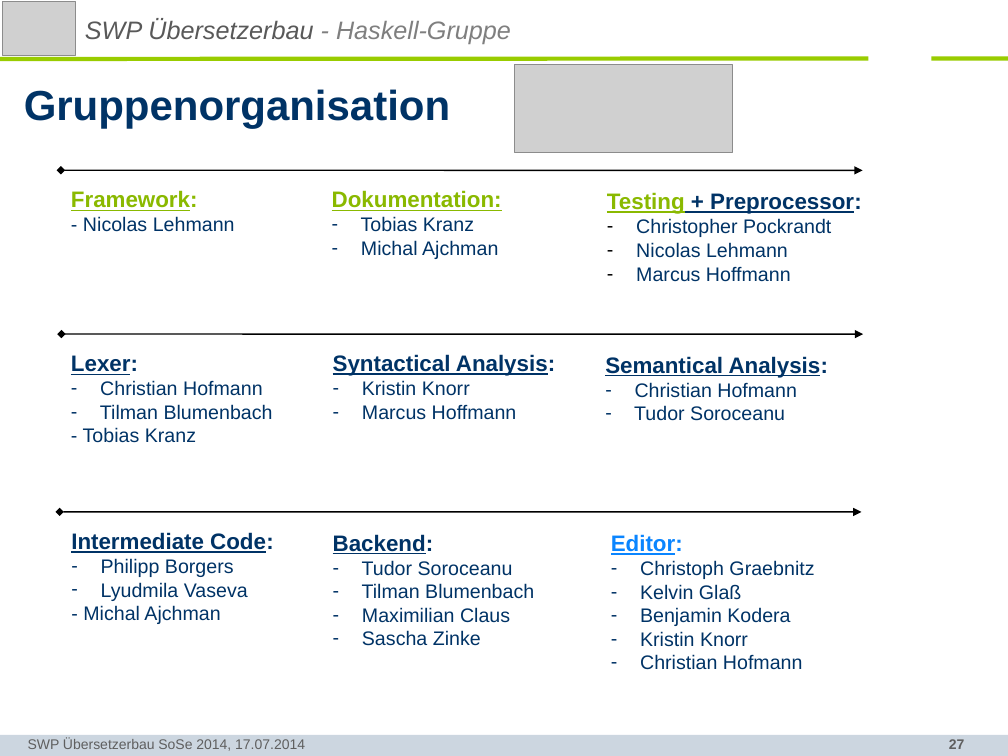
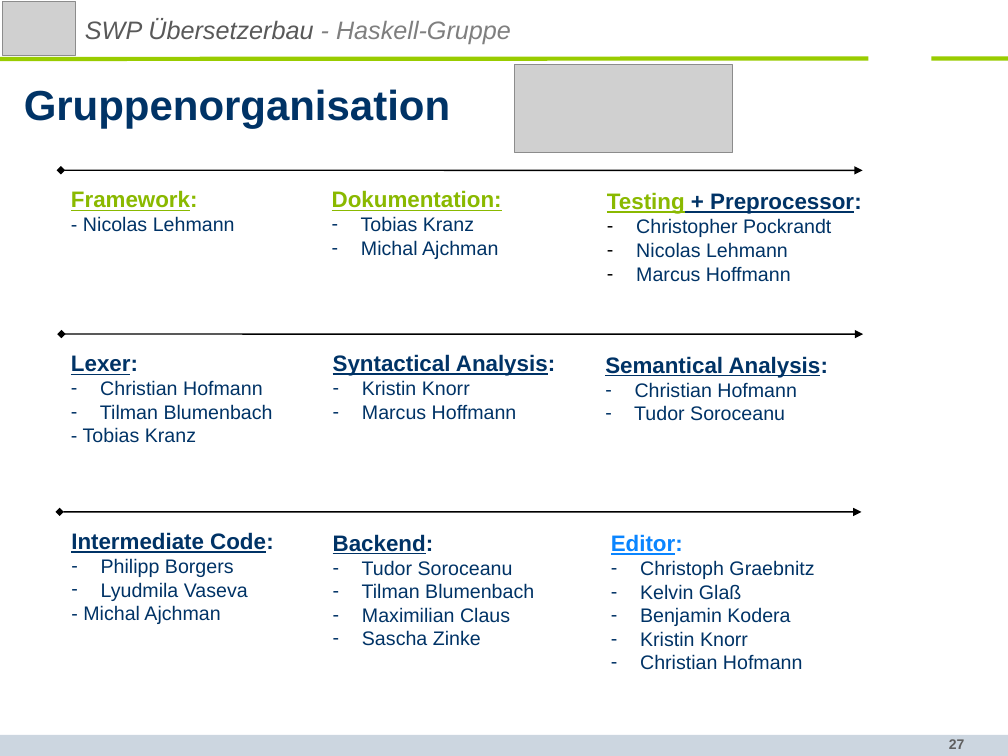
Before and after one commit to SWP-Ubau-SoSe2014-Haskell/SWPSoSe14, a slide deck: slide 27 of documentation/SWPSoSe14MS3.ppt. Drawn at 1008x756 pixels with LibreOffice and Linux fonts; fonts in the diff are those of the drawing; grey boxes stand for pictures; background and template pictures are left out. Boxes give left, top, right and bottom in pixels: in the first picture for what was removed or moved away, otherwise in the second. Text is boxed around its words. In the diff, an @@ line names an element or a change of style, - is before the commit and + after.

```diff
--- a/documentation/SWPSoSe14MS3.ppt
+++ b/documentation/SWPSoSe14MS3.ppt
@@ text removed at <box>28,738,305,751</box> @@
-SWP Übersetzerbau SoSe 2014, 17.07.2014
```
Also in this commit, not shown: 37 other slides changed, 1 other file.
